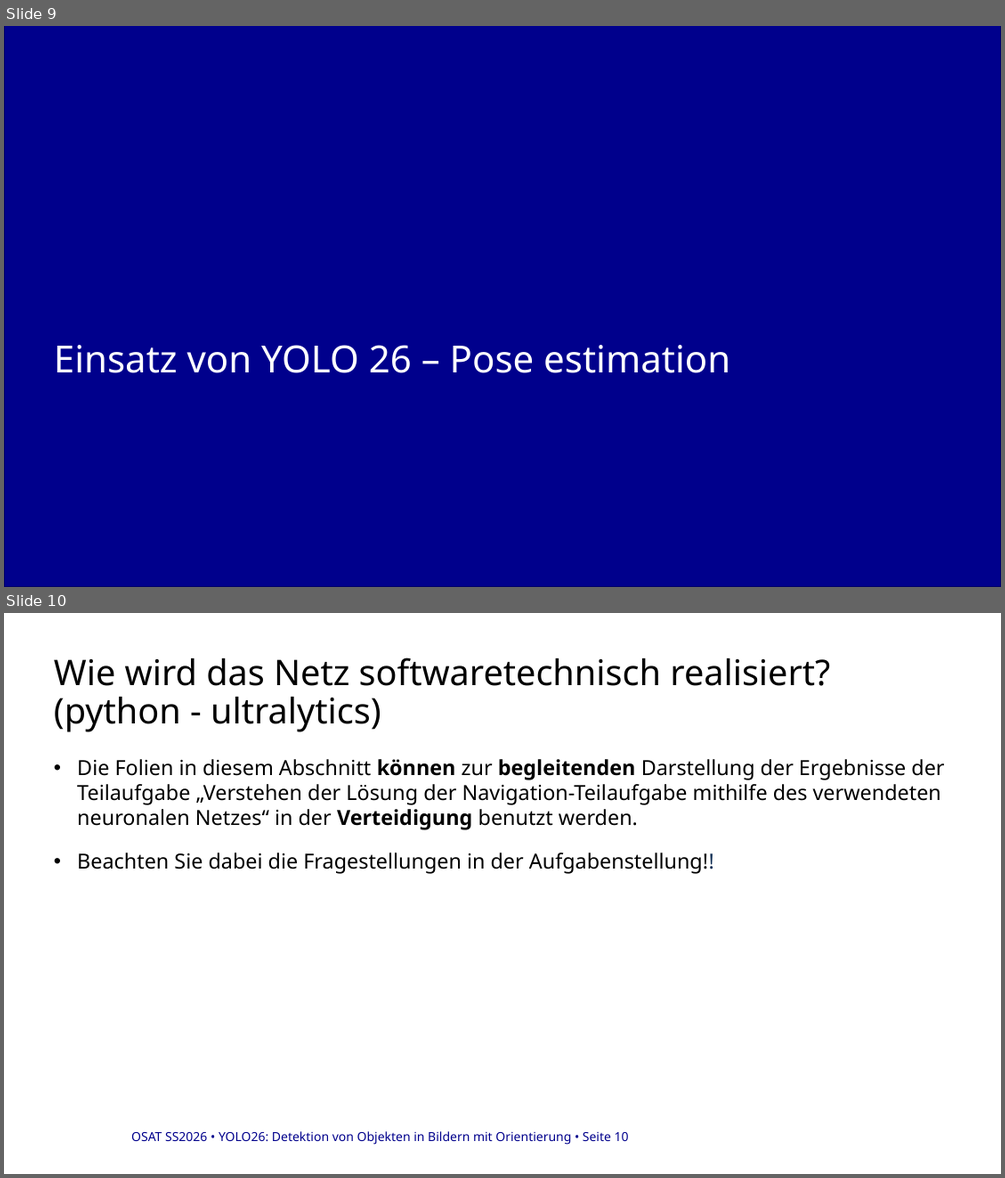
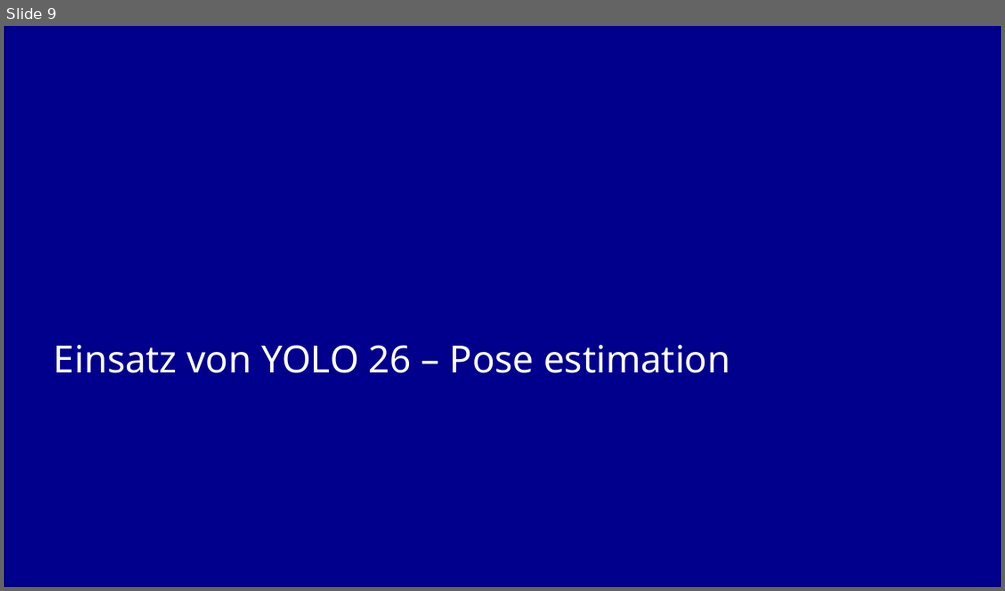
Before and after one commit to danhcon123/yolo_pose_estimation, a slide deck: docu/Zwischen Präsentation.pptx. Shown one above the other, each under a label of ours: slides 9 and 10 before the commit, slide 9 after it. The pictures are 1005x1178 and 1005x591 pixels, drawn with LibreOffice and Linux fonts; fonts in the diff are those of the drawing; background and template pictures are left out. Boxes give left, top, right and bottom in pixels: in the first picture for what was removed or moved away, otherwise in the second. Text is boxed around its words. In the diff, an @@ line names an element or a change of style, - is before the commit and + after.

Commit message:
Folie für softwaretechnische Nachbearbeitung

```diff
--- a/docu/Zwischen Präsentation.pptx
+++ b/docu/Zwischen Präsentation.pptx
@@ slide 10 removed at [4, 613, 1001, 1174], background #FFFFFF @@
@@ title removed at [54, 657, 830, 732] @@
-Wie wird das Netz softwaretechnisch realisiert? (python - ultralytics)
@@ text removed at [77, 759, 944, 874] @@
-• Die Folien in diesem Abschnitt können zur begleitenden Darstellung der Ergebnisse der Teilaufgabe „Verstehen der Lösung der Navigation-Teilaufgabe mithilfe des verwendeten neuronalen Netzes“ in der Verteidigung benutzt werden.
-• Beachten Sie dabei die Fragestellungen in der Aufgabenstellung!!
@@ text removed at [131, 1131, 629, 1144] @@
-OSAT SS2026 • YOLO26: Detektion von Objekten in Bildern mit Orientierung • Seite 10
```
Also in this commit, not shown: 6 slides changed, 7 slides added, 2 other slides removed, 1 other file.
